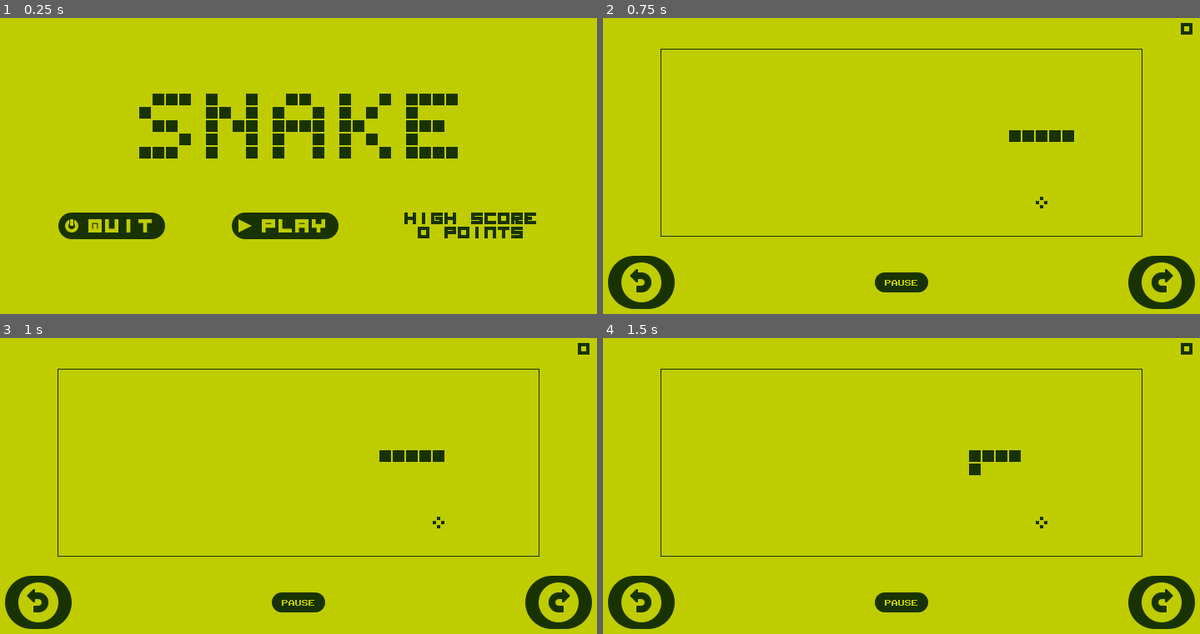
Above: before the commit, frames 1-4 (two rows, left to right).
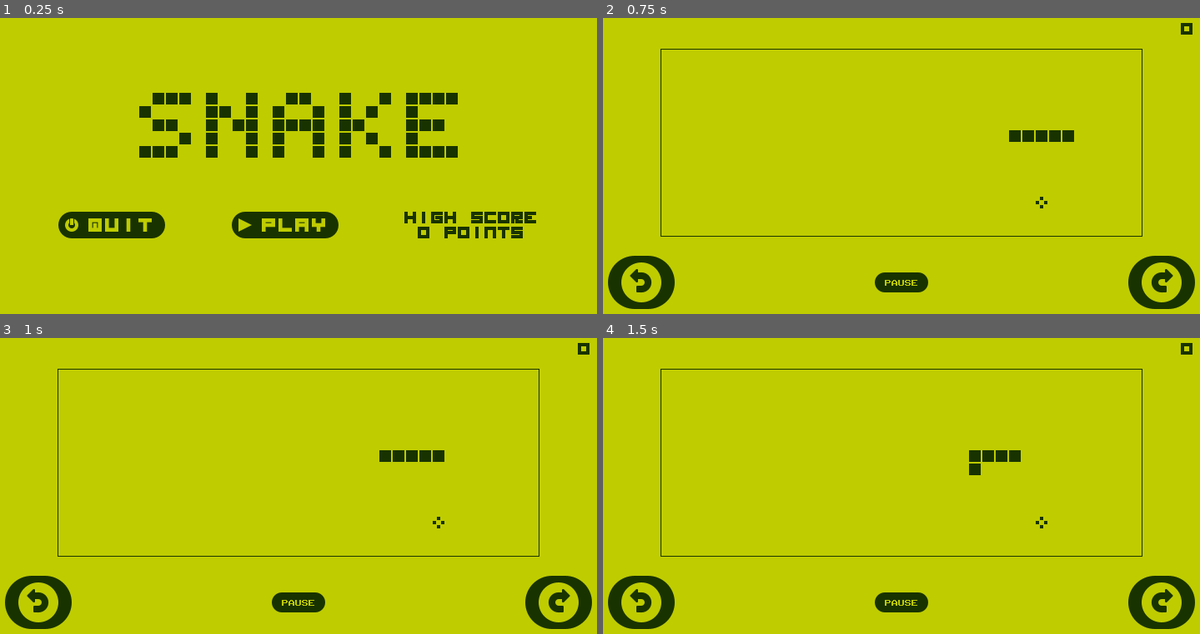
Above: after the commit, the same moments.

Repository: MCMLXXXV/godot-snake-game
Game: Godot game, scene res://scenes/title/title.tscn
The game is run twice, just before and just after one commit, with the same random seed, the same clock (stepped at 60 frames per second) and the same inputs.
Inputs (mouse positions are in pixels of both pictures, inside the frame that each line leads up to):
- Up to frame 1 (0.25 s): no input
- Up to frame 2 (0.75 s): click (889, 225) at 0.5 s
- Up to frame 3 (1 s): no input
- Up to frame 4 (1.5 s): click (638, 601) at 1.25 s

The runs differ from the first frame. In frame 1, 1.2% of the frame differs, in the area x 9-90%, y 25-75%; in frame 2, nothing differs; in frame 3, nothing differs; in frame 4, nothing differs.
Error after the commit: Trying to assign value of type 'HBoxContainer' to a variable of type 'Label'. (res://scenes/game/game.gd:15)

Commit message:
Extracted UI component to display the game score.

Diff:
--- a/godot/scenes/game/game.gd
+++ b/godot/scenes/game/game.gd
@@ -12,7 +12,7 @@
 """
 onready var grid: Control = $main_layout/grid_container/grid
 onready var animation: AnimationPlayer = $animation_player
-onready var score_label: Label = $main_layout/header/points
+onready var score_label: Label = $main_layout/header/score_label
 onready var game_over_label: Label = $main_layout/header/game_over_label
 
 
@@ -20,7 +20,7 @@
 Signal callback. Updates the displayed game score.
 """
 func update_score(points: int) -> void:
-	score_label.text = "%d" % [points]
+	score_label.set_points(points)
 
 
 """
--- a/godot/scenes/game/game.tscn
+++ b/godot/scenes/game/game.tscn
@@ -1,12 +1,12 @@
-[gd_scene load_steps=8 format=2]
+[gd_scene load_steps=9 format=2]
 
 [ext_resource path="res://scenes/game/game.gd" type="Script" id=1]
 [ext_resource path="res://resources/font-blockily.tres" type="DynamicFont" id=2]
-[ext_resource path="res://elements/grid/grid.tscn" type="PackedScene" id=3]
-[ext_resource path="res://scenes/game/button-rotate-left.svg" type="Texture" id=4]
-[ext_resource path="res://scenes/game/button-pause.svg" type="Texture" id=5]
-[ext_resource path="res://scenes/game/button-rotate-right.svg" type="Texture" id=6]
-
+[ext_resource path="res://ui/score_label/score_label.tscn" type="PackedScene" id=3]
+[ext_resource path="res://elements/grid/grid.tscn" type="PackedScene" id=4]
+[ext_resource path="res://scenes/game/button-rotate-left.svg" type="Texture" id=5]
+[ext_resource path="res://scenes/game/button-pause.svg" type="Texture" id=6]
+[ext_resource path="res://scenes/game/button-rotate-right.svg" type="Texture" id=7]
 
 [sub_resource type="Animation" id=1]
 resource_name = "blink-game-over"
@@ -45,37 +45,38 @@
 custom_constants/separation = 8
 
 [node name="header" type="HBoxContainer" parent="main_layout"]
+editor/display_folded = true
 margin_right = 704.0
 margin_bottom = 16.0
 rect_min_size = Vector2( 0, 16 )
 
 [node name="game_over_label" type="Label" parent="main_layout/header"]
 modulate = Color( 1, 1, 1, 0 )
-margin_top = 1.0
 margin_right = 144.0
-margin_bottom = 15.0
+margin_bottom = 16.0
+rect_min_size = Vector2( 0, 16 )
 custom_fonts/font = ExtResource( 2 )
 custom_colors/font_color = Color( 0.0980392, 0.2, 0, 1 )
 text = "GAME OVER"
 
-[node name="spacer" type="Container" parent="main_layout/header"]
+[node name="spacer" type="Control" parent="main_layout/header"]
 margin_left = 148.0
 margin_right = 684.0
 margin_bottom = 16.0
 size_flags_horizontal = 3
 size_flags_vertical = 5
 
-[node name="points" type="Label" parent="main_layout/header"]
+[node name="score_label" parent="main_layout/header" instance=ExtResource( 3 )]
+editor/display_folded = true
 margin_left = 688.0
 margin_right = 704.0
 margin_bottom = 16.0
-size_flags_vertical = 7
-custom_fonts/font = ExtResource( 2 )
-custom_colors/font_color = Color( 0.0980392, 0.2, 0, 1 )
-text = "0"
-align = 2
+
+[node name="points_label" parent="main_layout/header/score_label" index="1"]
+visible = false
 
 [node name="grid_container" type="MarginContainer" parent="main_layout"]
+editor/display_folded = true
 margin_top = 24.0
 margin_right = 704.0
 margin_bottom = 272.0
@@ -97,6 +98,7 @@
 size_flags_vertical = 3
 
 [node name="game_controls" type="HBoxContainer" parent="main_layout"]
+editor/display_folded = true
 margin_top = 280.0
 margin_right = 704.0
 margin_bottom = 344.0
@@ -142,3 +144,5 @@
 [connection signal="pressed" from="main_layout/game_controls/left_button" to="main_layout/grid_container/grid" method="turn_left"]
 [connection signal="pressed" from="main_layout/game_controls/spacer/pause_button" to="main_layout/grid_container/grid" method="pause"]
 [connection signal="pressed" from="main_layout/game_controls/right_button" to="main_layout/grid_container/grid" method="turn_right"]
+
+[editable path="main_layout/header/score_label"]
--- a/godot/scenes/title/high_score_label.gd
+++ /dev/null
@@ -1,20 +0,0 @@
-"""
-HighScoreLabel
-==============
-
-Shows the last game high score.
-"""
-extends Label
-
-
-"""
-This label's text string format.
-"""
-const LABEL_TEXT: String = "HIGH SCORE\n%d POINTS"
-
-
-"""
-Updates the label with the last high score value.
-"""
-func _ready() -> void:
-	text = LABEL_TEXT % [Global.high_score]
--- a/godot/scenes/title/title.gd
+++ b/godot/scenes/title/title.gd
@@ -6,6 +6,10 @@
 player to start the game with a single tap.
 """
 extends MarginContainer
+
+
+func _ready() -> void:
+	$vbox/hbox/vbox/score_label.set_points(Global.high_score)
 
 
 """
--- a/godot/scenes/title/title.tscn
+++ b/godot/scenes/title/title.tscn
@@ -5,8 +5,7 @@
 [ext_resource path="res://scenes/title/button-quit.svg" type="Texture" id=3]
 [ext_resource path="res://scenes/title/button-play.svg" type="Texture" id=4]
 [ext_resource path="res://resources/font-blockily.tres" type="DynamicFont" id=5]
-[ext_resource path="res://scenes/title/high_score_label.gd" type="Script" id=6]
-
+[ext_resource path="res://ui/score_label/score_label.tscn" type="PackedScene" id=6]
 
 [node name="title" type="MarginContainer"]
 anchor_right = 1.0
@@ -17,7 +16,7 @@
 custom_constants/margin_bottom = 16
 script = ExtResource( 1 )
 
-[node name="VBoxContainer" type="VBoxContainer" parent="."]
+[node name="vbox" type="VBoxContainer" parent="."]
 margin_left = 16.0
 margin_top = 16.0
 margin_right = 704.0
@@ -25,48 +24,55 @@
 custom_constants/separation = 64
 alignment = 1
 
-[node name="logo" type="TextureRect" parent="VBoxContainer"]
+[node name="logo" type="TextureRect" parent="vbox"]
 margin_left = 152.0
-margin_top = 76.0
+margin_top = 75.0
 margin_right = 536.0
-margin_bottom = 156.0
+margin_bottom = 155.0
 size_flags_horizontal = 4
 size_flags_vertical = 4
 texture = ExtResource( 2 )
 
-[node name="hbox" type="HBoxContainer" parent="VBoxContainer"]
-margin_top = 220.0
+[node name="hbox" type="HBoxContainer" parent="vbox"]
+margin_top = 219.0
 margin_right = 688.0
-margin_bottom = 252.0
+margin_bottom = 253.0
 rect_min_size = Vector2( 320, 0 )
 custom_constants/separation = 80
 alignment = 1
 
-[node name="quit_button" type="TextureButton" parent="VBoxContainer/hbox"]
+[node name="quit_button" type="TextureButton" parent="vbox/hbox"]
 margin_left = 56.0
 margin_right = 184.0
-margin_bottom = 32.0
+margin_bottom = 34.0
 shortcut_in_tooltip = false
 action_mode = 0
 texture_normal = ExtResource( 3 )
 
-[node name="start_button" type="TextureButton" parent="VBoxContainer/hbox"]
+[node name="start_button" type="TextureButton" parent="vbox/hbox"]
 margin_left = 264.0
 margin_right = 392.0
-margin_bottom = 32.0
+margin_bottom = 34.0
 shortcut_in_tooltip = false
 action_mode = 0
 texture_normal = ExtResource( 4 )
 
-[node name="high_score_label" type="Label" parent="VBoxContainer/hbox"]
+[node name="vbox" type="VBoxContainer" parent="vbox/hbox"]
 margin_left = 472.0
 margin_right = 632.0
-margin_bottom = 31.0
+margin_bottom = 34.0
+
+[node name="high_score_label" type="Label" parent="vbox/hbox/vbox"]
+margin_right = 160.0
+margin_bottom = 14.0
 custom_fonts/font = ExtResource( 5 )
 custom_colors/font_color = Color( 0.0980392, 0.2, 0, 1 )
-text = "HIGH SCORE
-0 POINTS"
+text = "HIGH SCORE"
 align = 1
-script = ExtResource( 6 )
-[connection signal="button_up" from="VBoxContainer/hbox/quit_button" to="." method="quit"]
-[connection signal="button_up" from="VBoxContainer/hbox/start_button" to="." method="start_game"]
+
+[node name="score_label" parent="vbox/hbox/vbox" instance=ExtResource( 6 )]
+margin_top = 18.0
+margin_right = 160.0
+margin_bottom = 34.0
+[connection signal="button_up" from="vbox/hbox/quit_button" to="." method="quit"]
+[connection signal="button_up" from="vbox/hbox/start_button" to="." method="start_game"]
--- /dev/null
+++ b/godot/ui/score_label/score_label.gd
@@ -0,0 +1,11 @@
+"""
+HighScoreLabel
+==============
+
+Shows the last game high score.
+"""
+extends HBoxContainer
+
+
+func set_points(value: int) -> void:
+	$value_label.text = str(value)
--- /dev/null
+++ b/godot/ui/score_label/score_label.tscn
@@ -0,0 +1,29 @@
+[gd_scene load_steps=3 format=2]
+
+[ext_resource path="res://ui/score_label/score_label.gd" type="Script" id=1]
+[ext_resource path="res://resources/font-blockily.tres" type="DynamicFont" id=2]
+
+[node name="score_label" type="HBoxContainer"]
+margin_right = 128.0
+margin_bottom = 14.0
+custom_constants/separation = 16
+alignment = 1
+script = ExtResource( 1 )
+
+[node name="value_label" type="Label" parent="."]
+margin_right = 16.0
+margin_bottom = 16.0
+rect_min_size = Vector2( 0, 16 )
+custom_fonts/font = ExtResource( 2 )
+custom_colors/font_color = Color( 0.0980392, 0.2, 0, 1 )
+text = "0"
+align = 2
+
+[node name="points_label" type="Label" parent="."]
+margin_left = 32.0
+margin_right = 128.0
+margin_bottom = 16.0
+rect_min_size = Vector2( 0, 16 )
+custom_fonts/font = ExtResource( 2 )
+custom_colors/font_color = Color( 0.0980392, 0.2, 0, 1 )
+text = "POINTS"
Not shown: 4 places in godot/scenes/game/game.tscn that only renumber resources
